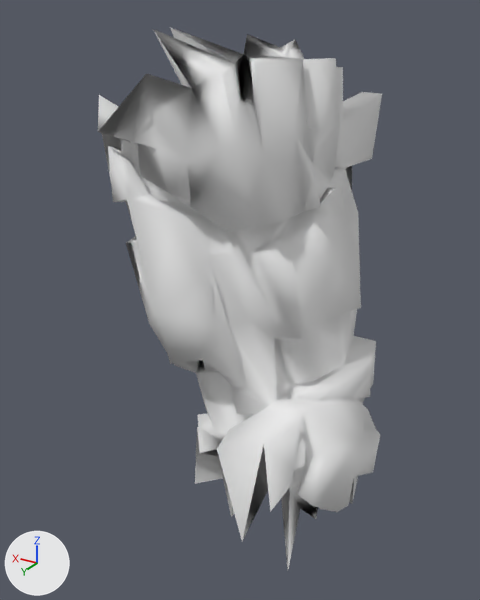
Before and after pictures for a commit that changed the OBJ model src/main/resources/assets/kn8/meshes/kaiju_no10_small/arm_left.obj.
One viewpoint serves both versions: a camera (50 mm lens) standing at (-1.353, 1.012, 3.223) and looking at (-0.639, -0.179, 2.627). Every picture has the same lights, and +X, +Y and +Z are marked at lower left. The picture after the commit comes second. Where no turn or scale is listed for an object, it has been applied to the vertices. Vertices at exactly the same position are counted once.

The older version as bpy lines, for what is in view:
```python
me_arm_left = bpy.data.meshes.new('arm_left')
me_arm_left.from_pydata(...)  # 310 vertices, 624 faces; spans x -0.974..-0.37, y -0.536..0.099, z 2.133..3.198
ob_arm_left = bpy.data.objects.new('arm_left', me_arm_left)
ob_arm_left.location = (0.0, 0.0, 0.0)
```
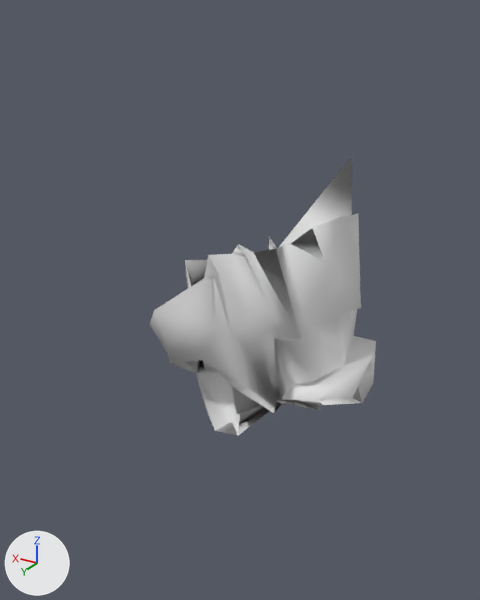
What differs and where, as boxes [x1, y1, x2, y2] in the pictures (480 x 600 px):
'arm_left', reshaped (20% narrower, 48% shorter)
    before: [98, 28, 382, 569]
    after: [150, 156, 376, 436]
part 1 of me_arm_left, cut back
    before: [98, 28, 382, 569]
    after: [185, 156, 366, 436]

What the commit changed:
me_arm_left is used by ob_arm_left; location (0.0, 0.0, 0.0).
me_arm_left had 310 vertices, 624 faces and spanned x -0.974..-0.37, y -0.536..0.099, z 2.133..3.198.
me_arm_left now has 125 vertices, 252 faces and spans x -0.946..-0.495, y -0.508..0.017, z 2.286..2.91.
Part 1, on me_arm_left:
189 vertices are removed from x -0.974..-0.37, y -0.536..0.099, z 2.133..3.198.
426 faces are deleted.
4 vertices are added at (-0.569, -0.428, 2.611), (-0.573, -0.435, 2.699), (-0.673, -0.248, 2.709), (-0.76, -0.198, 2.404).
54 new faces join them.
